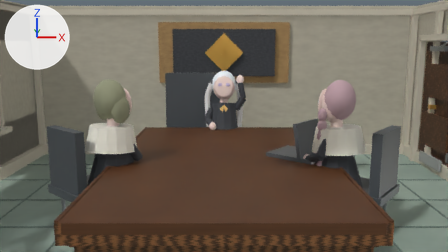
An edit to the Blender file content/inbox/_series/untitled-short-anime/video-prompts/packages/pilot-opening-meeting-cut01-seedance20-7s-blocking-board-v1/previz/scene01-impact-v2/scene01-impact-camera-previz-v2.blend, drawn before and after from the same camera.
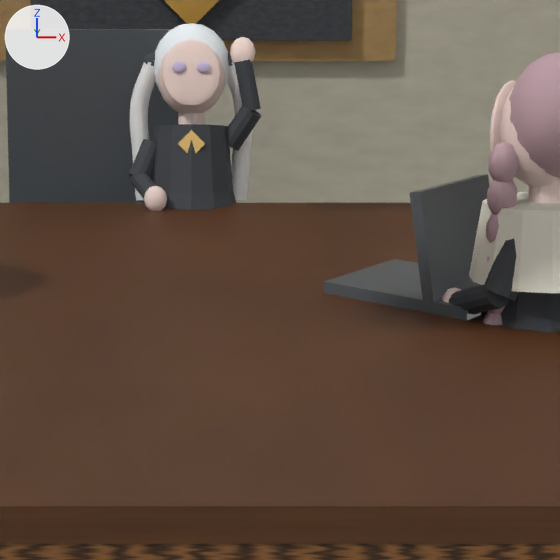
Each version is shown from the file's camera 'Camera_SCENE01_ImpactDolly', then close up on the part from 37% to 76% of the width and 25% to 95% of the height. Arrows for +X, +Y and +Z are at upper left; the lights stay in place. The older version's two pictures come first.

The scene before the commit, as lines of its bpy script (objects in view):
```python
me_cone_004 = bpy.data.meshes.new('Cone.004')
me_cone_004.from_pydata(...)  # a 12-sided cut cone along z (radius 0.35 at the low end, 0.24 at the high end) spanning x -0.35..0.35, y -0.35..0.35, z -0.215..0.215
me_cone_004.materials.append(mat_character_flat_08)  # dark grey #42454b
me_cube_122 = bpy.data.meshes.new('Cube.122')
me_cube_122.from_pydata(...)  # a box spanning x -1.0..1.0, y -1.0..1.0, z -1.0..1.0
me_cube_122.materials.append(mat_anime_bg_matteplastic)  # dark grey #595d61
me_cube_123 = bpy.data.meshes.new('Cube.123')
me_cube_123.from_pydata(...)  # a box spanning x -1.0..1.0, y -1.0..1.0, z -1.0..1.0
me_cube_123.materials.append(mat_anime_bg_matteplastic)  # dark grey #595d61
ob_laptop_base = bpy.data.objects.new('Laptop_Base', me_cube_122)
ob_laptop_base.location = (1.0, 0.42, 0.86)
ob_laptop_base.rotation_euler = (0.0, 0.0, -0.698)  # degrees (0, 0, -40)
ob_laptop_base.scale = (0.34, 0.28, 0.025)
ob_laptop_lid_exterior = bpy.data.objects.new('Laptop_Lid_Exterior', me_cube_123)
ob_laptop_lid_exterior.location = (1.1, 0.34, 1.08)
ob_laptop_lid_exterior.rotation_euler = (0.0, -0.175, -0.698)  # degrees (0, -10, -40)
ob_laptop_lid_exterior.scale = (0.025, 0.28, 0.24)
ob_zannenin_skirt = bpy.data.objects.new('Zannenin_Skirt', me_cone_004)
ob_zannenin_skirt.parent = ob_zannenin_root
ob_zannenin_skirt.location = (0.0, 0.01, 0.695)
ob_zannenin_skirt.rotation_euler = (0.0465, 0.0, 0.0)  # degrees (2.7, 0, 0)
# also in view: 'Zannenin_TwinTail_-1' at (-0.26, 2.69, 1.23); 'BelieverB_Torso' at (1.4, 0.08, 1.03); 'BelieverB_Braid_1' at (1.2, -0.02, 1.33); 'BelieverB_UpperArm_+1' at (1.22, -0.11, 1.08); 'Zannenin_FacePatch' at (0.0, 2.53, 1.57)
```
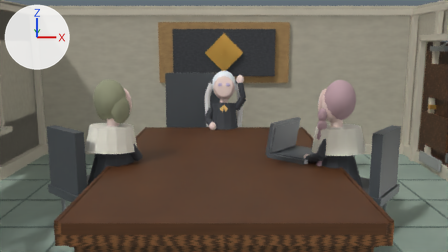
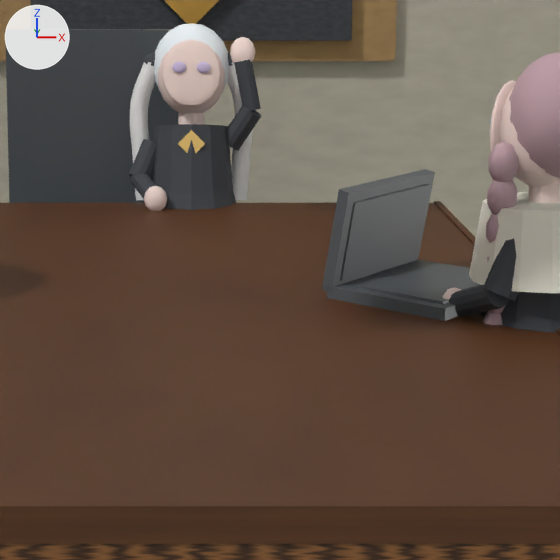
Pixel boxes (x1, y1, x2, y2) of what changed, in the close-ups (560 x 560 px):
'Laptop_Lid_Exterior', recoloured, reshaped, moved, turned, rescaled
    before: (409, 174, 490, 302)
    after: (322, 169, 435, 293)
'Laptop_ScreenFace', added
    after: (340, 184, 429, 281)
'Laptop_Base', moved, turned
    before: (324, 259, 481, 320)
    after: (327, 259, 467, 321)
'Laptop_KeyboardDeck', added
    after: (356, 261, 481, 304)

What changed in the scene script:
```text
Change me_cube_124:
    where me_cube_124.from_pydata(...)  # 8 vertices, 6 faces; spans x -1.0..1.0, y -1.0..1.0, z -1.0..1.0
    remove me_cube_124.materials.append(mat_character_flat_05)  # beige #e7c476
    add me_cube_124.materials.append(mat_anime_bg_matteplastic)  # dark grey #595d61
Change me_cube_125:
    where me_cube_125.from_pydata(...)  # 8 vertices, 6 faces; spans x -1.0..1.0, y -1.0..1.0, z -1.0..1.0
    remove me_cube_125.materials.append(mat_character_flat_05)  # beige #e7c476
    add me_cube_125.materials.append(mat_anime_bg_matteplastic)  # dark grey #595d61
Change ob_laptop_base:
    ob_laptop_base.rotation_euler: (0.0, 0.0, -0.698) -> (0.0, 0.0, 0.0)  # degrees (0, 0, -40) -> degrees (0, 0, 0)
    add ob_laptop_base.parent = ob_laptop_root
    ob_laptop_base.location: (1.0, 0.42, 0.86) -> (0.0, 0.0, 0.0)
Change ob_laptop_lid_exterior:
    ob_laptop_lid_exterior: bpy.data.objects.new('Laptop_Lid_Exterior', me_cube_123) -> bpy.data.objects.new('Laptop_Lid_Exterior', me_cube_124)
    add ob_laptop_lid_exterior.parent = ob_laptop_root
    ob_laptop_lid_exterior.location: (1.1, 0.34, 1.08) -> (0.0, -0.245, 0.22)
    ob_laptop_lid_exterior.rotation_euler: (0.0, -0.175, -0.698) -> (-0.175, 0.0, 0.0)  # degrees (0, -10, -40) -> degrees (-10, 0, 0)
    ob_laptop_lid_exterior.scale: (0.025, 0.28, 0.24) -> (0.34, 0.025, 0.22)
Add ob_laptop_root:
    ob_laptop_root = bpy.data.objects.new('Laptop_Root', None)
    ob_laptop_root.location = (1.0, 0.42, 0.86)
    ob_laptop_root.rotation_euler = (0.0, 0.0, -2.275)  # degrees (0, 0, -130)
Add ob_laptop_screenface:
    ob_laptop_screenface = bpy.data.objects.new('Laptop_ScreenFace', me_cube_125)
    ob_laptop_screenface.parent = ob_laptop_root
    ob_laptop_screenface.location = (0.0, -0.217, 0.215)
    ob_laptop_screenface.rotation_euler = (-0.175, 0.0, 0.0)  # degrees (-10, 0, 0)
    ob_laptop_screenface.scale = (0.292, 0.005, 0.172)
Add ob_laptop_keyboarddeck:
    ob_laptop_keyboarddeck = bpy.data.objects.new('Laptop_KeyboardDeck', me_cube_123)
    ob_laptop_keyboarddeck.parent = ob_laptop_root
    ob_laptop_keyboarddeck.location = (0.0, 0.035, 0.031)
    ob_laptop_keyboarddeck.scale = (0.29, 0.205, 0.006)
```
